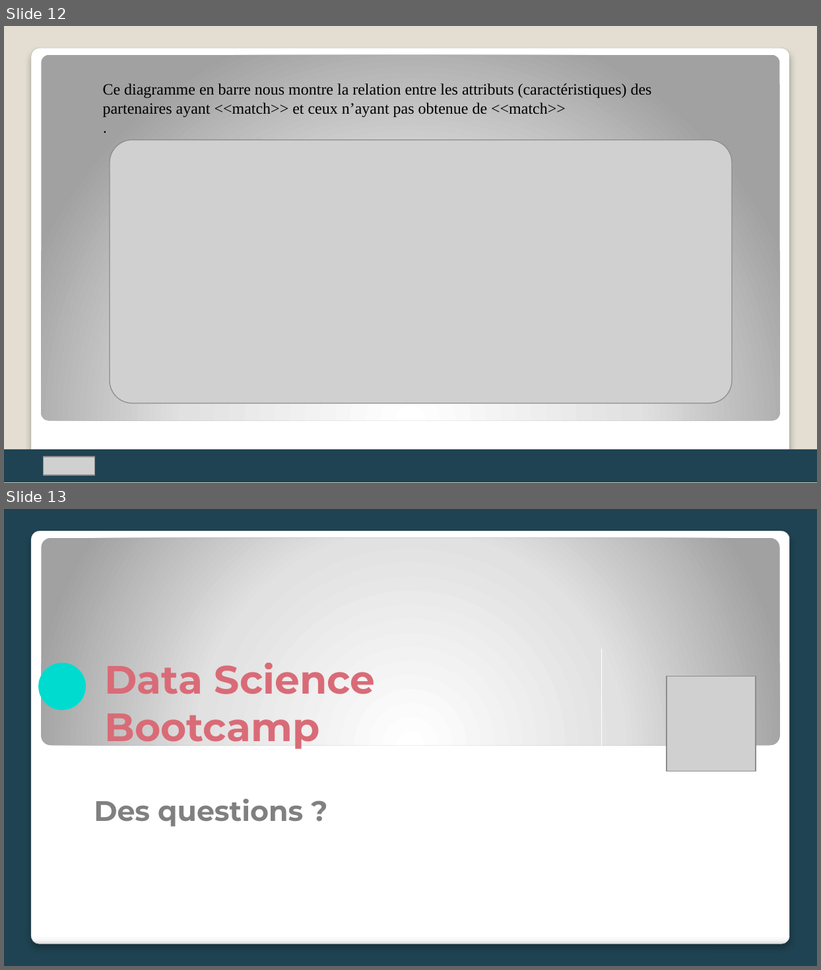
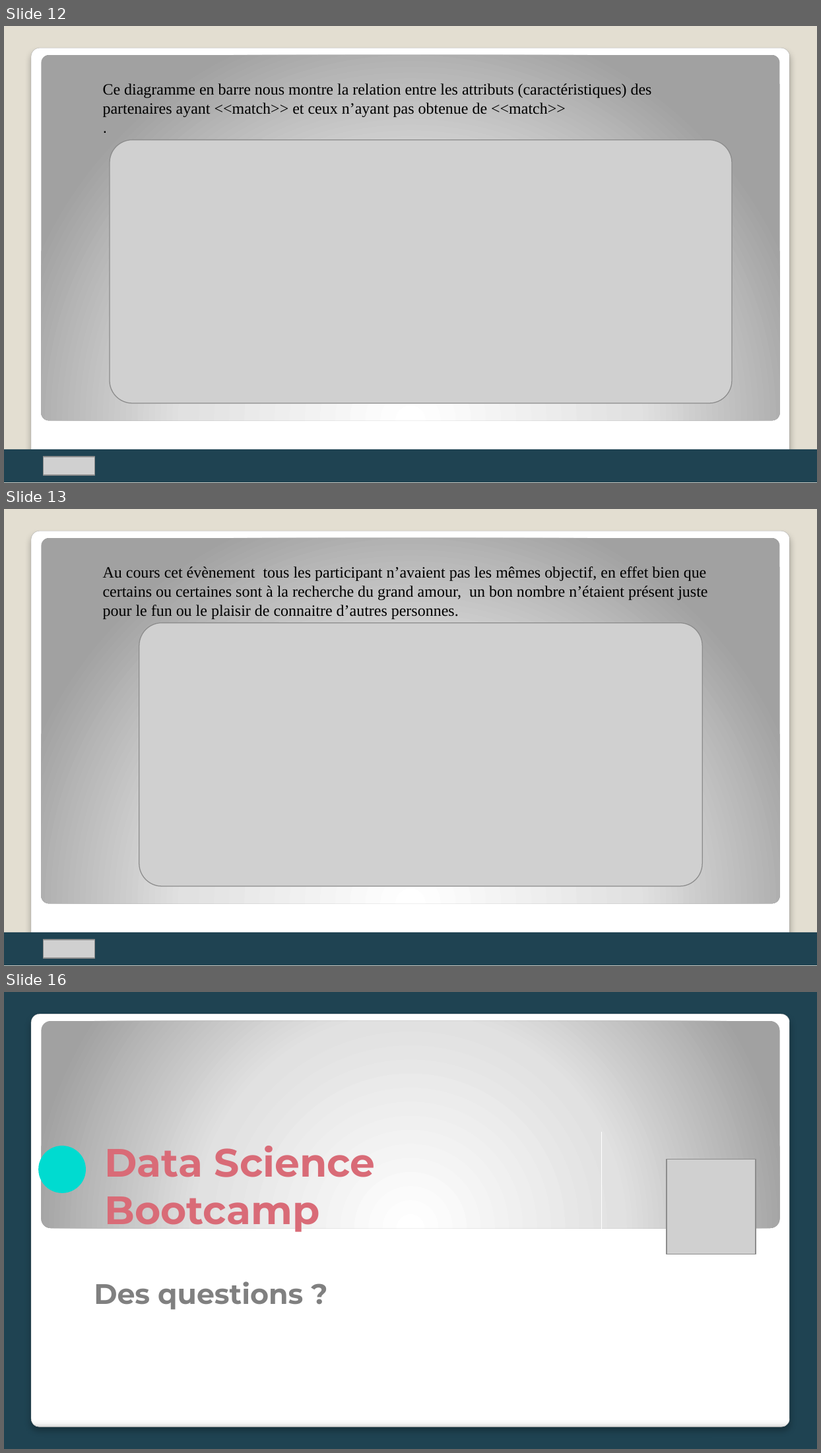
Before and after one commit to ZoziLaMalice/speed_dating, a slide deck: Rendu/Speed-dating.pptx. Shown one above the other, each under a label of ours: slides 12 and 13 before the commit, slides 12, 13 and 16 after it; the slides between them are not shown. The pictures are 821x970 and 821x1453 pixels, drawn with LibreOffice and Linux fonts; fonts in the diff are those of the drawing; grey boxes stand for pictures. Boxes give left, top, right and bottom in pixels: in the first picture for what was removed or moved away, otherwise in the second. Text is boxed around its words. In the diff, an @@ line names an element or a change of style, - is before the commit and + after.

```diff
--- a/Rendu/Speed-dating.pptx
+++ b/Rendu/Speed-dating.pptx
@@ slide 13 added at box(4, 509, 817, 966), background #E3DED1; not listed: 2 template elements that a slide beside it also shows @@
@@ text added at box(103, 566, 708, 619), 14 pt, text #000000 @@
+Au cours cet évènement tous les participant n’avaient pas les mêmes objectif, en effet bien que certains ou certaines sont à la recherche du grand amour, un bon nombre n’étaient présent juste pour le fun ou le plaisir de connaitre d’autres personnes.
@@ picture added at box(139, 623, 702, 887) @@
@@ rectangle added at box(4, 933, 817, 966), fill #1F4352 @@
@@ picture added at box(44, 940, 95, 958) @@
@@ what was slide 13 is now slide 16 @@
```
Also in this commit, not shown: 2 other slides added, 3 other files.
